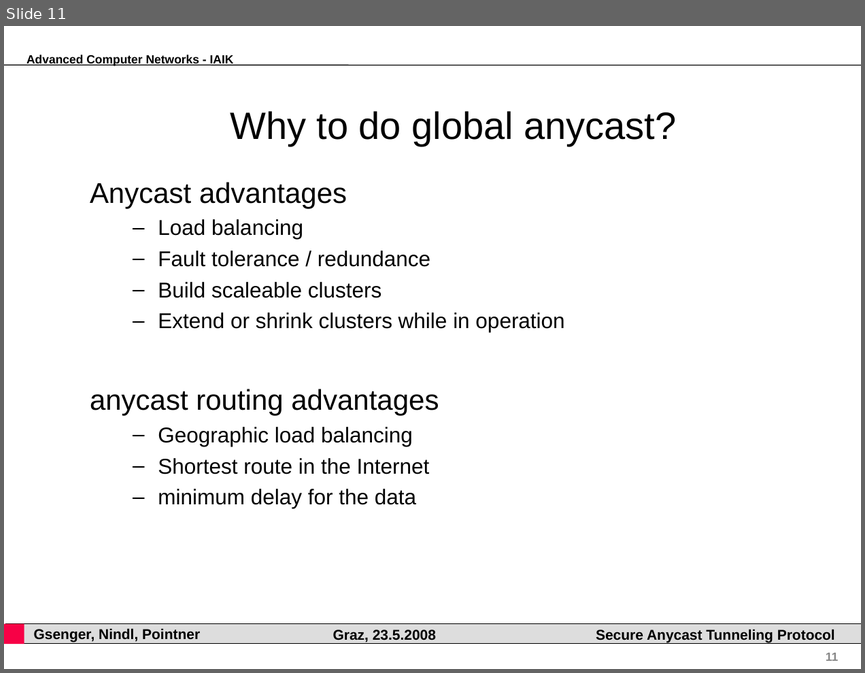
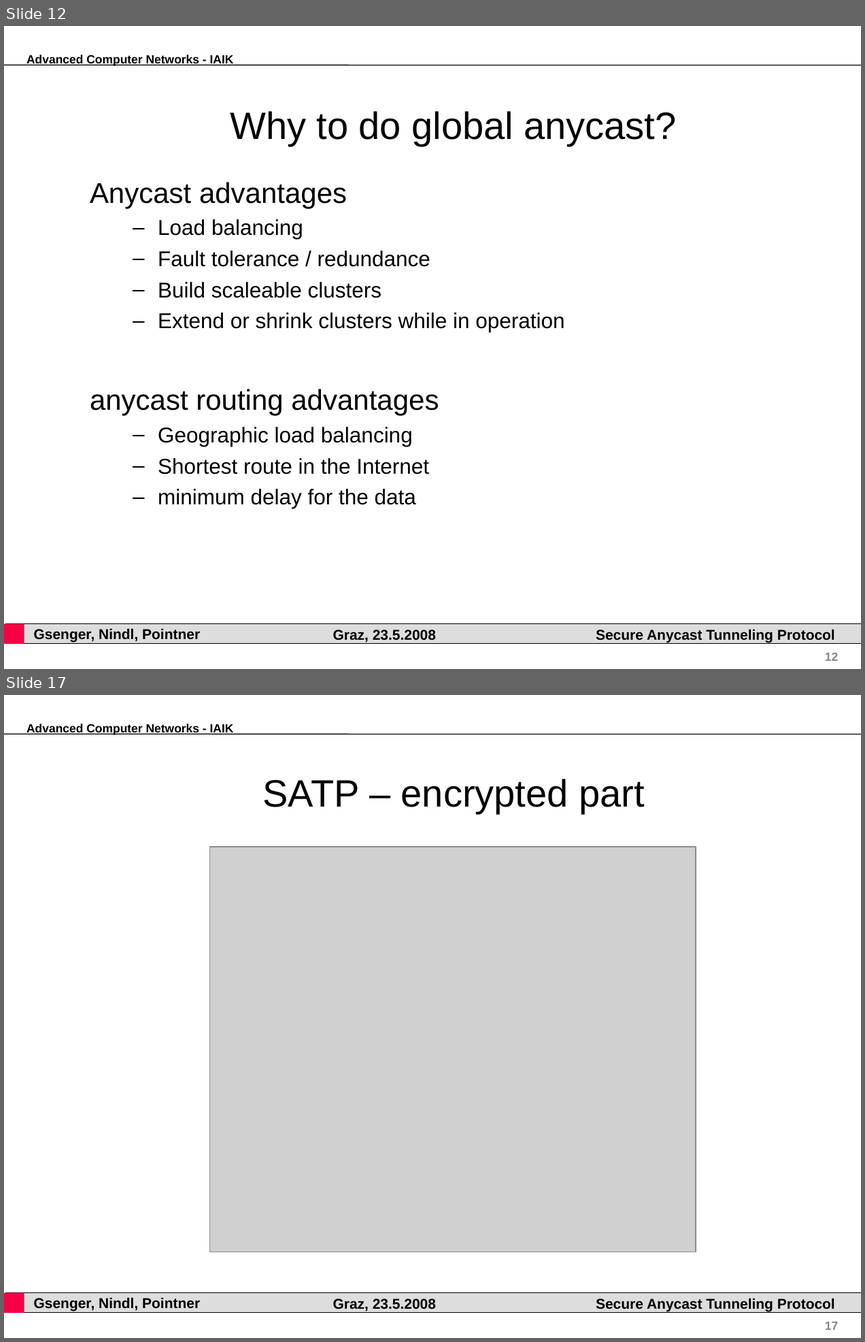
Before and after one commit to pyhedgehog/anytun, a slide deck: papers/acn.ppt. Shown one above the other, each under a label of ours: slide 11 before the commit, slides 12 and 17 after it; the slides between them are not shown. The pictures are 865x673 and 865x1342 pixels, drawn with LibreOffice and Linux fonts; fonts in the diff are those of the drawing; grey boxes stand for pictures; background and template pictures are left out. Boxes give left, top, right and bottom in pixels: in the first picture for what was removed or moved away, otherwise in the second. Text is boxed around its words. In the diff, an @@ line names an element or a change of style, - is before the commit and + after.

Commit message:
added 2nd part (SATP) of acn presentation

```diff
--- a/papers/acn.ppt
+++ b/papers/acn.ppt
@@ slide 17 added at (4,695,861,1338), background #FFFFFF; not listed: 7 template elements that a slide beside it also shows @@
@@ title added at (262,779,644,813), 32 pt, text #000000 @@
+SATP – encrypted part
@@ picture added at (209,847,696,1251) @@
@@ what was slide 11 is now slide 12 @@
@@ page number at (825,652,838,660): text changed @@
-11
+12
```
Also in this commit, not shown: 17 other slides added, 1 slide removed, 10 other files.
